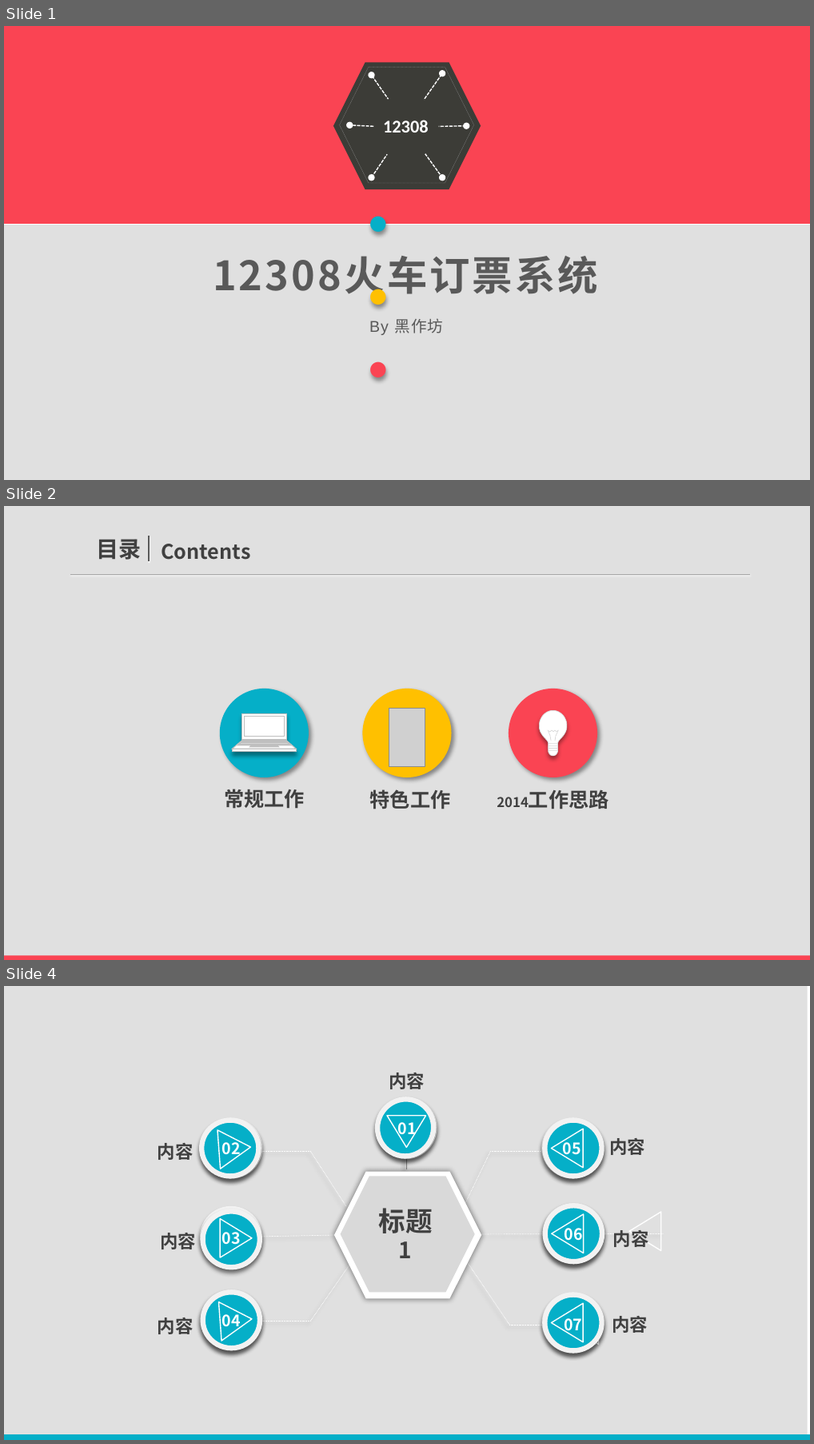
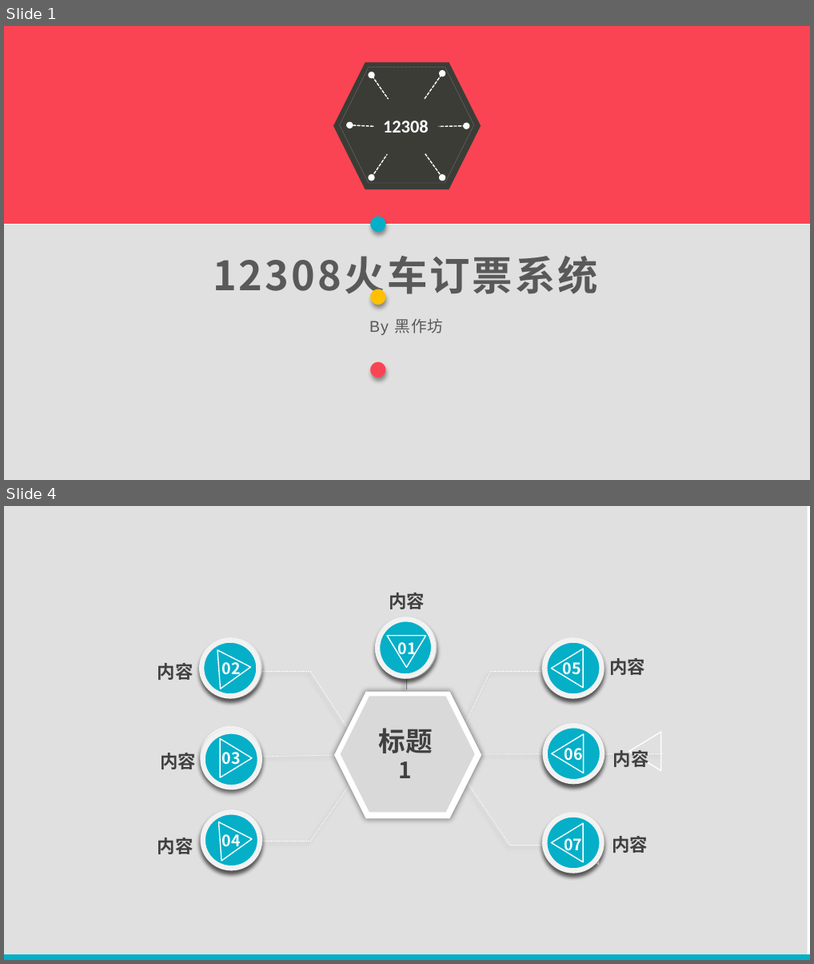
Before and after one commit to TimerChen/TrainTickets, a slide deck: Presentation/presentation.pptx. Shown one above the other, each under a label of ours: slides 1, 2 and 4 before the commit, slides 1 and 4 after it; the slides between them are not shown. The pictures are 814x1444 and 814x964 pixels, drawn with LibreOffice and Linux fonts; fonts in the diff are those of the drawing; grey boxes stand for pictures. Boxes give left, top, right and bottom in pixels: in the first picture for what was removed or moved away, otherwise in the second. Text is boxed around its words. In the diff, an @@ line names an element or a change of style, - is before the commit and + after.

```diff
--- a/Presentation/presentation.pptx
+++ b/Presentation/presentation.pptx
@@ slide 2 removed at (4,506,810,960), background #FFFFFF @@
@@ rectangle removed at (4,506,810,960) @@
@@ text removed at (96,539,141,560) @@
-目录
@@ line removed from (149, 562) to (149, 536) @@
@@ text removed at (161,544,250,560) @@
-Contents
@@ line removed from (71, 574) to (750, 574) @@
@@ ellipse removed at (220,688,309,777) @@
@@ ellipse removed at (363,688,451,777) @@
@@ ellipse removed at (509,688,598,777) @@
@@ freeform shape removed at (232,714,296,752) @@
@@ picture removed at (390,708,426,767) @@
@@ freeform shape removed at (539,710,567,755) @@
@@ text removed at (224,788,305,808) @@
-常规工作
@@ text removed at (370,789,451,809) @@
-特色工作
@@ text removed at (481,783,626,815) @@
-2014工作思路
@@ rectangle removed at (4,955,810,960) @@
```
Also in this commit, not shown: 4 slides added, 2 other slides removed, 5 other files.
